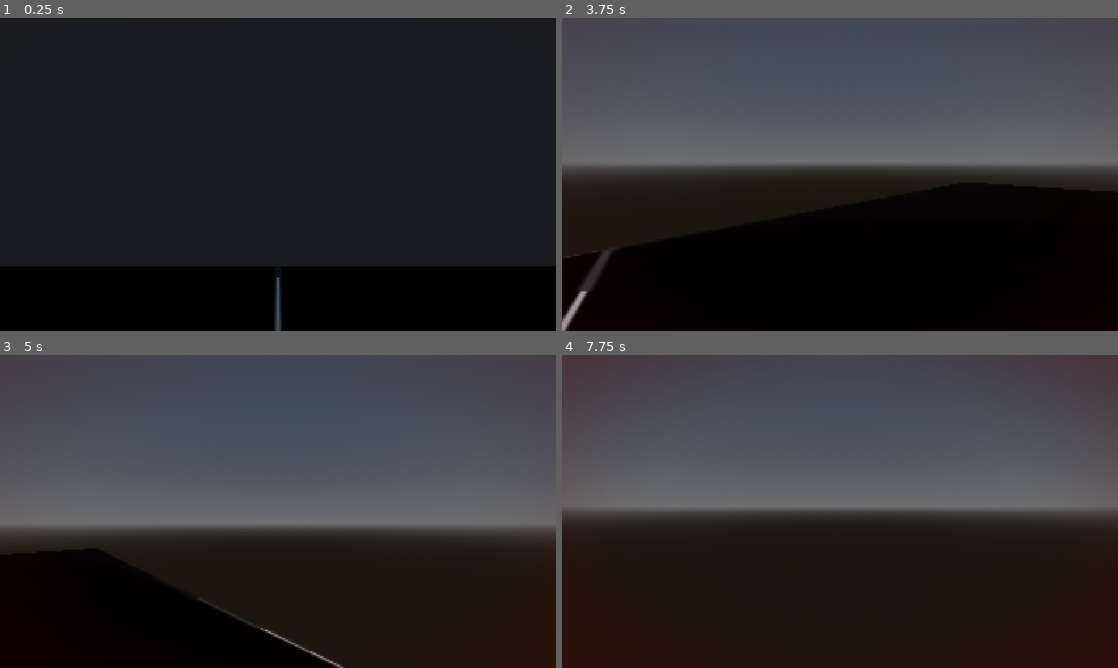
Above: before the commit, frames 1-4 (two rows, left to right).
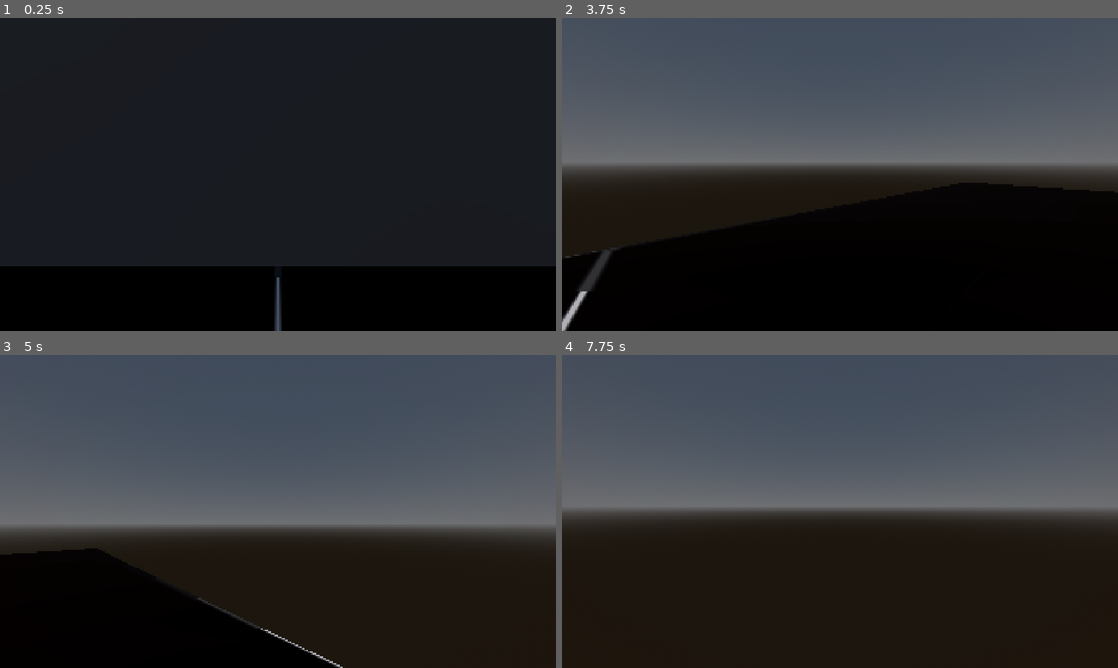
Above: after the commit, the same moments.

Repository: DidasLT/Gwueble-Jam-2026-Godot
Game: Godot game, scene res://Scenes/main.tscn
Same seed, same stepped clock (60 frames per second), same inputs: the game is played once before the commit and once after it.
Inputs (mouse positions are in pixels of both pictures, inside the frame that each line leads up to):
- Up to frame 1 (0.25 s): no input
- Up to frame 2 (3.75 s): tap Enter at 0.5 s; move the mouse to (867, 174) at 0.52 s; hold W (forward) from 0.53 s (still down); tap E (interact) at 0.6 s; move the mouse to (812, 174) at 1.27 s; click (812, 174) at 1.35 s; move the mouse to (851, 168) at 2.02 s; tap 1 (slot_1) at 2.1 s; move the mouse to (834, 180) at 2.77 s; tap 2 (slot_2) at 2.85 s; move the mouse to (878, 177) at 3.52 s; hold Shift (sneak) from 3.53 s (still down)
- Up to frame 3 (5 s): keep holding W (forward); move the mouse to (233, 508) at 4.27 s; release Shift (sneak) at 4.28 s; tap E (interact) at 4.35 s
- Up to frame 4 (7.75 s): move the mouse to (845, 511) at 5.02 s; click (845, 511) at 5.1 s; tap Space at 5.75, 7.25 s; move the mouse to (817, 505) at 5.77 s; release W (forward) at 5.78 s; hold D (right) 5.78-6.53 s; tap 1 (slot_1) at 5.85 s; tap Enter at 6.5 s; move the mouse to (867, 511) at 6.52 s; hold W (forward) from 6.53 s (still down); tap 2 (slot_2) at 6.6 s; move the mouse to (812, 511) at 7.27 s; tap Shift (sneak) at 7.35 s

The runs differ from the first frame. In frame 2, 0.1% of the frame differs, in the area x 0-5%, y 87-100%; in frame 3, 0.1%; in frame 4, 1.7%, in the area x 0-100%, y 0-15%.

Commit message:
Added pickup animation and fixed some visual bugs

Diff:
--- a/Lighter.tres
+++ b/Lighter.tres
@@ -8,7 +8,7 @@
 script = ExtResource("1_ncdj8")
 item_name = "Lighter"
 idle_animation = "idleLighter"
-pickup_animation = "idleLighter"
+pickup_animation = "PickUp"
 on_animation = "litLighter"
 is_toggleable = true
 use_sound = ExtResource("2_f0j68")
--- a/Scenes/PillBottle.tres
+++ b/Scenes/PillBottle.tres
@@ -7,7 +7,8 @@
 [resource]
 script = ExtResource("1_pkadu")
 item_name = "Pill Bottle"
-pickup_animation = "BottleHold"
+idle_animation = "BottleHold"
+pickup_animation = "PickUp"
 use_sound = ExtResource("2_lhjsl")
 icon = ExtResource("1_a2asr")
 is_consumable = true
--- a/Scenes/player.tscn
+++ b/Scenes/player.tscn
@@ -6,6 +6,7 @@
 [ext_resource type="Texture2D" uid="uid://doulweg88fo4u" path="res://Textures/holding_biggerpill.png" id="3_tx1dd"]
 [ext_resource type="Texture2D" uid="uid://b30uruai4ugsf" path="res://Textures/idle_lighterAnimt.png" id="3_x3wgy"]
 [ext_resource type="AudioStream" uid="uid://5yibscmpicur" path="res://Item_pickup.mp3" id="4_fkybt"]
+[ext_resource type="Texture2D" uid="uid://bem2f1i3k6shi" path="res://Textures/picking_up_animation_sprite_01-Sheet-export.png" id="4_gymyn"]
 [ext_resource type="AudioStream" uid="uid://4hfvf6w4ngt7" path="res://chokeDeath.mp3" id="4_vgqql"]
 [ext_resource type="Theme" uid="uid://dir8matgs65dq" path="res://Text.tres" id="5_3smsa"]
 [ext_resource type="Shader" uid="uid://c6nbgm31yrir7" path="res://Scenes/Effects.gdshader" id="7_f1ek2"]
@@ -15,6 +16,46 @@
 
 [sub_resource type="CapsuleShape3D" id="CapsuleShape3D_1agnw"]
 
+[sub_resource type="AtlasTexture" id="AtlasTexture_ukyrk"]
+atlas = ExtResource("4_gymyn")
+region = Rect2(2880, 0, 320, 320)
+
+[sub_resource type="AtlasTexture" id="AtlasTexture_7dp3o"]
+atlas = ExtResource("4_gymyn")
+region = Rect2(2560, 0, 320, 320)
+
+[sub_resource type="AtlasTexture" id="AtlasTexture_h4iuc"]
+atlas = ExtResource("4_gymyn")
+region = Rect2(2240, 0, 320, 320)
+
+[sub_resource type="AtlasTexture" id="AtlasTexture_fd4e3"]
+atlas = ExtResource("4_gymyn")
+region = Rect2(1920, 0, 320, 320)
+
+[sub_resource type="AtlasTexture" id="AtlasTexture_qqcod"]
+atlas = ExtResource("4_gymyn")
+region = Rect2(1600, 0, 320, 320)
+
+[sub_resource type="AtlasTexture" id="AtlasTexture_igrcy"]
+atlas = ExtResource("4_gymyn")
+region = Rect2(1280, 0, 320, 320)
+
+[sub_resource type="AtlasTexture" id="AtlasTexture_fs7ks"]
+atlas = ExtResource("4_gymyn")
+region = Rect2(960, 0, 320, 320)
+
+[sub_resource type="AtlasTexture" id="AtlasTexture_l6n3p"]
+atlas = ExtResource("4_gymyn")
+region = Rect2(640, 0, 320, 320)
+
+[sub_resource type="AtlasTexture" id="AtlasTexture_olqyp"]
+atlas = ExtResource("4_gymyn")
+region = Rect2(0, 0, 320, 320)
+
+[sub_resource type="AtlasTexture" id="AtlasTexture_wpjfl"]
+atlas = ExtResource("4_gymyn")
+region = Rect2(320, 0, 320, 320)
+
 [sub_resource type="AtlasTexture" id="AtlasTexture_pu2lt"]
 atlas = ExtResource("3_3smsa")
 region = Rect2(0, 0, 180, 320)
@@ -51,6 +92,41 @@
 }, {
 "frames": [{
 "duration": 1.0,
+"texture": SubResource("AtlasTexture_ukyrk")
+}, {
+"duration": 1.0,
+"texture": SubResource("AtlasTexture_7dp3o")
+}, {
+"duration": 1.0,
+"texture": SubResource("AtlasTexture_h4iuc")
+}, {
+"duration": 1.0,
+"texture": SubResource("AtlasTexture_fd4e3")
+}, {
+"duration": 1.0,
+"texture": SubResource("AtlasTexture_qqcod")
+}, {
+"duration": 1.0,
+"texture": SubResource("AtlasTexture_igrcy")
+}, {
+"duration": 1.0,
+"texture": SubResource("AtlasTexture_fs7ks")
+}, {
+"duration": 1.0,
+"texture": SubResource("AtlasTexture_l6n3p")
+}, {
+"duration": 1.0,
+"texture": SubResource("AtlasTexture_olqyp")
+}, {
+"duration": 1.0,
+"texture": SubResource("AtlasTexture_wpjfl")
+}],
+"loop": 0,
+"name": &"PickUp",
+"speed": 15.0
+}, {
+"frames": [{
+"duration": 1.0,
 "texture": SubResource("AtlasTexture_pu2lt")
 }],
 "loop": 1,
@@ -75,7 +151,7 @@
 }],
 "loop": 1,
 "name": &"litLighter",
-"speed": 2.0
+"speed": 5.0
 }]
 
 [sub_resource type="Theme" id="Theme_2uud2"]
@@ -110,11 +186,11 @@
 target_position = Vector3(0, 0, -3)
 
 [node name="Sprite3D" type="AnimatedSprite3D" parent="Head/Camera3D" unique_id=1632606331]
-transform = Transform3D(0.3, 0, 0, 0, 0.3, 0, 0, 0, 0.3, 0.57352144, -0.34532452, -0.6843467)
+transform = Transform3D(0.3, 0, 0, 0, 0.3, 0, 0, 0, 0.3, 0.57352144, -0.20384514, -0.6843467)
 shaded = true
 texture_filter = 0
 sprite_frames = SubResource("SpriteFrames_fkybt")
-animation = &"idleLighter"
+animation = &"litLighter"
 
 [node name="OmniLight3D" type="OmniLight3D" parent="Head" unique_id=1879819679]
 transform = Transform3D(1, 0, 0, 0, 1, 0, 0, 0, 1, 0.1877026, -0.32095587, -0.5131495)
--- a/Scripts/InfectionManager.gd
+++ b/Scripts/InfectionManager.gd
@@ -5,7 +5,7 @@
 
 
 
-@export var time_to_death : float = 30.0
+@export var time_to_death : float = 300.0
 var infection_level : float = 0.0
 var current_stage : int = 0
 var stage_thresholds : Array[float] = [0.25, 0.5, 0.75, 1.0]
--- a/Scripts/player.gd
+++ b/Scripts/player.gd
@@ -27,8 +27,8 @@
 @export var hand_sway_amount : float = 0.01
 
 @export var inventory_size : int = 2
-var inventory : Array = [null, null]   # holds Item resources, null = empty slot
-var current_slot : int = 0             # which slot is "equipped"/held
+var inventory : Array = [null, null]
+var current_slot : int = 0
 
 var hand_bob_time : float = 0.0
 var hand_default_pos : Vector3
@@ -69,13 +69,11 @@
 		inventory[empty_slot] = item
 		current_slot = empty_slot
 	else:
-		# no empty slot, replace currently held item
 		inventory[current_slot] = item
 
-	_equip_current_slot()
+	_equip_current_slot(true)   # true = play pickup animation
 	_update_inventory_ui()
 
-	# normal equip flow for held items
 	equipped_item = item
 	item_active = false
 	hand_sprite.visible = true
@@ -93,6 +91,8 @@
 	hand_default_pos = hand_sprite.position
 	hand_sprite.visible = false
 	flicker_timer.timeout.connect(_on_flicker_check)
+	hand_sprite.animation_finished.connect(_on_hand_animation_finished)
+	print("Signal connected: ", hand_sprite.animation_finished.get_connections())
 
 func _process(_delta: float) -> void:
 	effects_material.set_shader_parameter("infection_level", InfectionManager.infection_level)
@@ -252,17 +252,21 @@
 		var idle_offset = Vector3(0, sin(hand_bob_time) * 0.005, 0)
 		hand_sprite.position = hand_sprite.position.lerp(hand_default_pos + idle_offset, delta * 5.0)
 
-func _equip_current_slot() -> void:
-	var itemCurrent = inventory[current_slot]
-	if itemCurrent == null:
+func _equip_current_slot(just_picked_up: bool = false) -> void:
+	var item = inventory[current_slot]
+	if item == null:
 		hand_sprite.visible = false
 		equipped_item = null
 		return
 
-	equipped_item = itemCurrent
+	equipped_item = item
 	item_active = false
 	hand_sprite.visible = true
-	hand_sprite.play(itemCurrent.pickup_animation)
+
+	if just_picked_up:
+		hand_sprite.play(item.pickup_animation)
+	else:
+		hand_sprite.play(item.idle_animation)
 
 func _update_inventory_ui() -> void:
 	for i in range(inventory.size()):
Binary file added: Textures/picking_up_animation_sprite_01-Sheet-export.png
Not shown, added: Textures/picking_up_animation_sprite_01-Sheet-export.png.import
